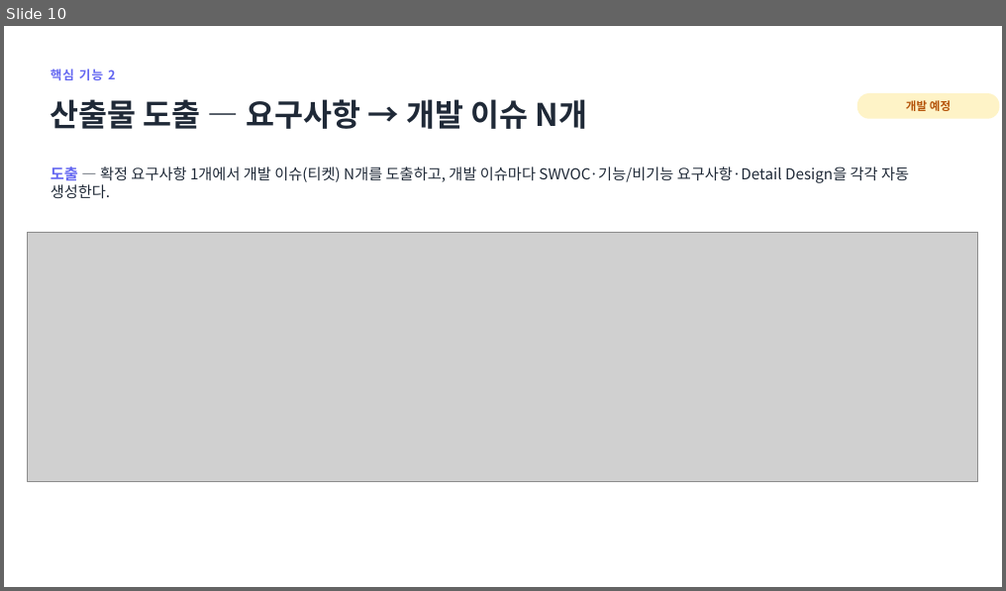
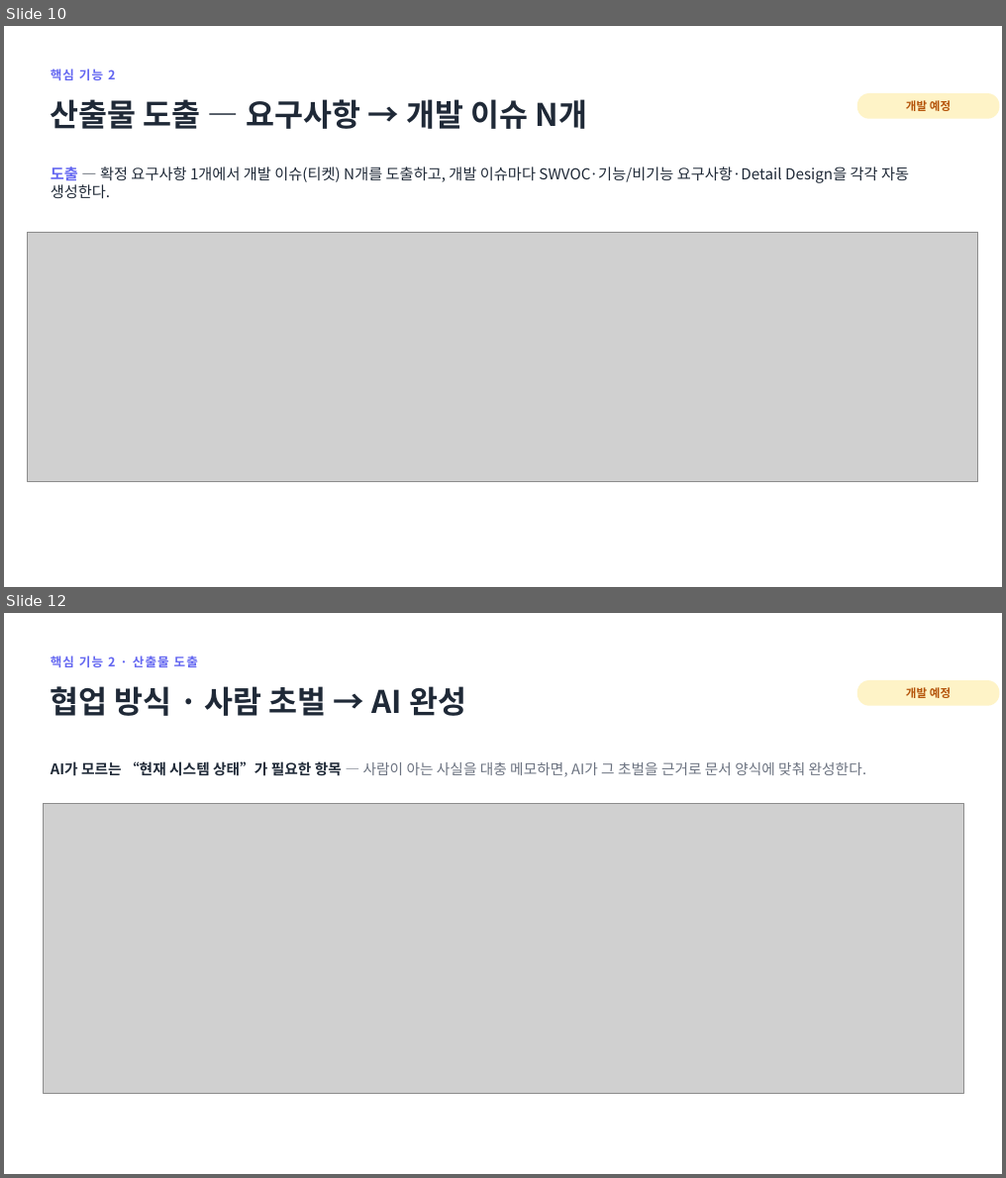
Before and after one commit to jihunhan98/semes-superrookie, a slide deck: docs/진행공유_요구사항자동화.pptx. Shown one above the other, each under a label of ours: slide 10 before the commit, slides 10 and 12 after it; the slides between them are not shown. The pictures are 1006x591 and 1006x1178 pixels, drawn with LibreOffice and Linux fonts; fonts in the diff are those of the drawing; grey boxes stand for pictures. Boxes give left, top, right and bottom in pixels: in the first picture for what was removed or moved away, otherwise in the second. Text is boxed around its words. In the diff, an @@ line names an element or a change of style, - is before the commit and + after.

```diff
--- a/docs/진행공유_요구사항자동화.pptx
+++ b/docs/진행공유_요구사항자동화.pptx
@@ slide 12 added at [4, 613, 1002, 1174], background #FFFFFF @@
@@ text added at [51, 656, 198, 667], 12 pt, text #6366F1, bold @@
+핵심 기능 2 · 산출물 도출
@@ text added at [51, 686, 466, 716], 30 pt, text #1F2937, bold @@
+협업 방식 · 사람 초벌 → AI 완성
@@ rounded rectangle added at [857, 680, 1000, 706], fill #FEF3C7, 11 pt, text #B45309, bold @@
+개발 예정
@@ text added at [51, 761, 867, 777], 14 pt, text #6B7280 @@
+AI가 모르는 “현재 시스템 상태”가 필요한 항목 — 사람이 아는 사실을 대충 메모하면, AI가 그 초벌을 근거로 문서 양식에 맞춰 완성한다.
@@ picture added at [43, 804, 963, 1093] @@
```
Also in this commit, not shown: 1 slide changed, 2 other slides added, 3 other files.
